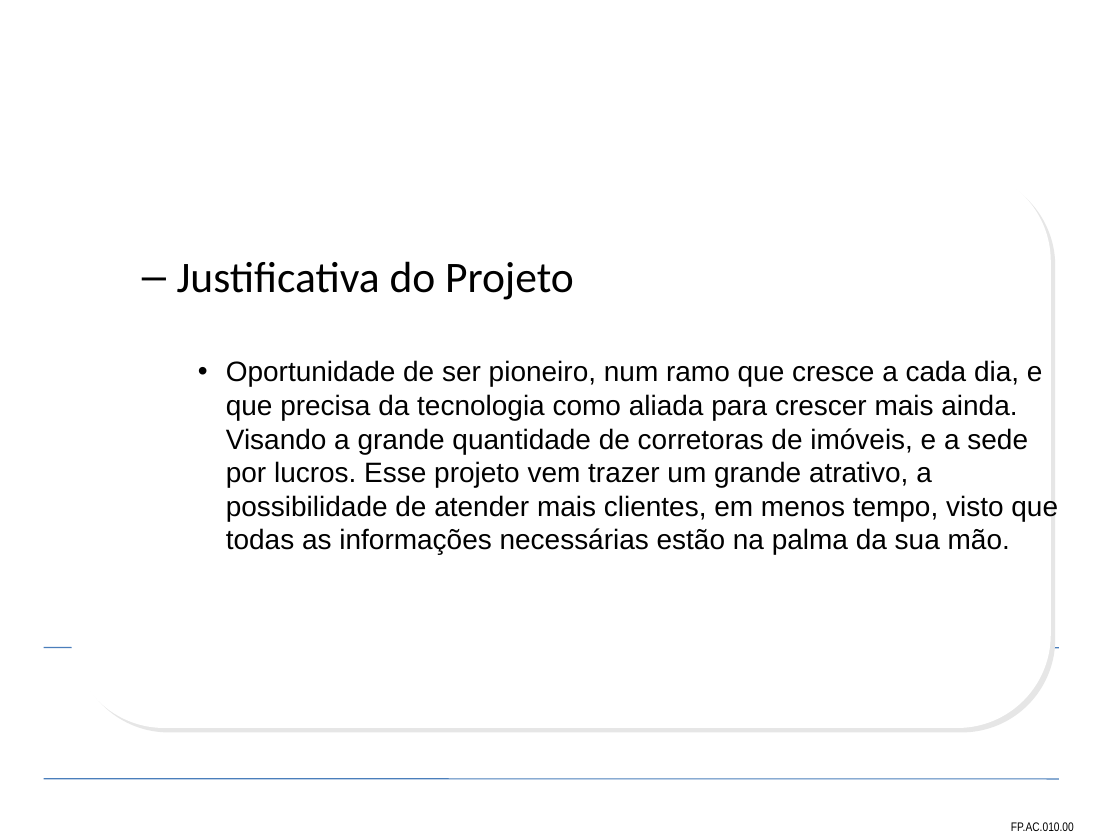
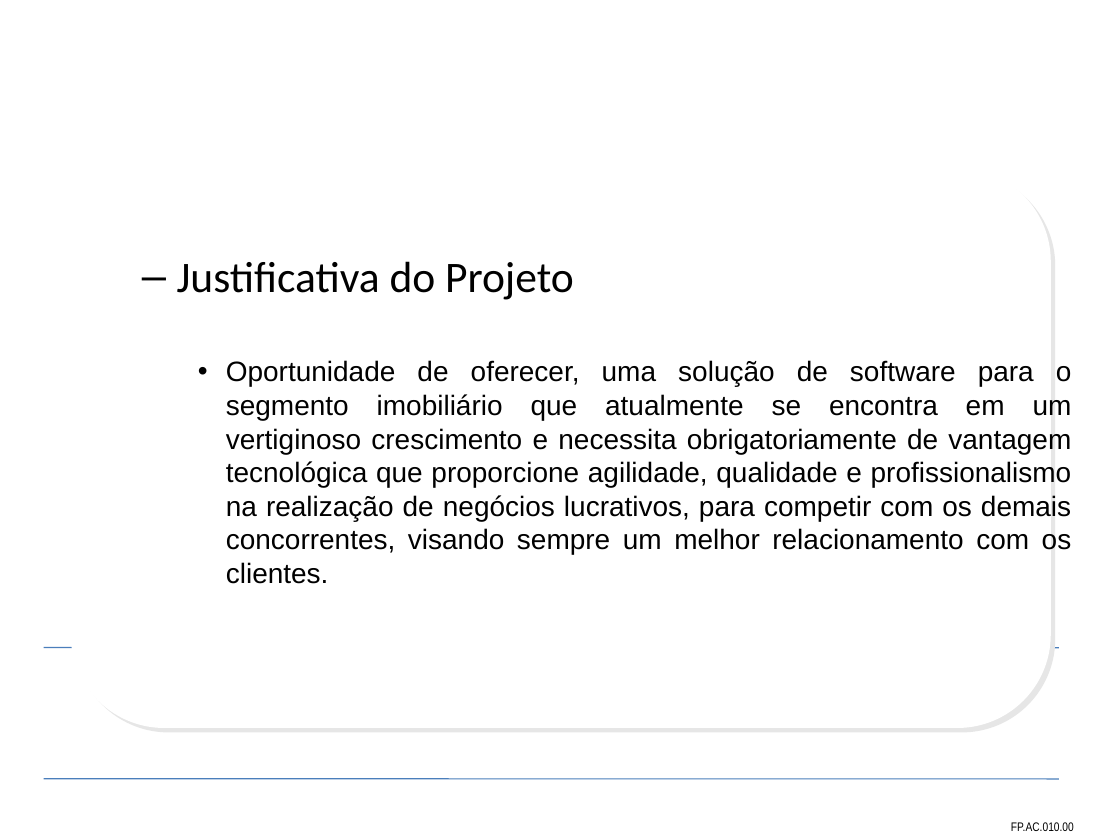
Before and after one commit to leoevaristo/psa20092, a slide deck: slide 3 of ARTEFATOS/Slide_TAP.ppt. Drawn at 1120x840 pixels with LibreOffice and Linux fonts; fonts in the diff are those of the drawing; background and template pictures are left out. Boxes give left, top, right and bottom in pixels: in the first picture for what was removed or moved away, otherwise in the second. Text is boxed around its words. In the diff, an @@ line names an element or a change of style, - is before the commit and + after.

```diff
--- a/ARTEFATOS/Slide_TAP.ppt
+++ b/ARTEFATOS/Slide_TAP.ppt
@@ text at bbox=[226, 360, 1072, 584]: text changed @@
-    • Oportunidade de ser pioneiro, num ramo que cresce a cada dia, e que precisa da tecnologia como aliada para crescer mais ainda. Visando a grande quantidade de corretoras de imóveis, e a sede por lucros. Esse projeto vem trazer um grande atrativo, a possibilidade de atender mais clientes, em menos tempo, visto que todas as informações necessárias estão na palma da sua mão.
+    • Oportunidade de oferecer, uma solução de software para o segmento imobiliário que atualmente se encontra em um vertiginoso crescimento e necessita obrigatoriamente de vantagem tecnológica que proporcione agilidade, qualidade e profissionalismo na realização de negócios lucrativos, para competir com os demais concorrentes, visando sempre um melhor relacionamento com os clientes.
```
Also in this commit, not shown: 2 other slides changed, 10 slides added, 4 slides removed.
